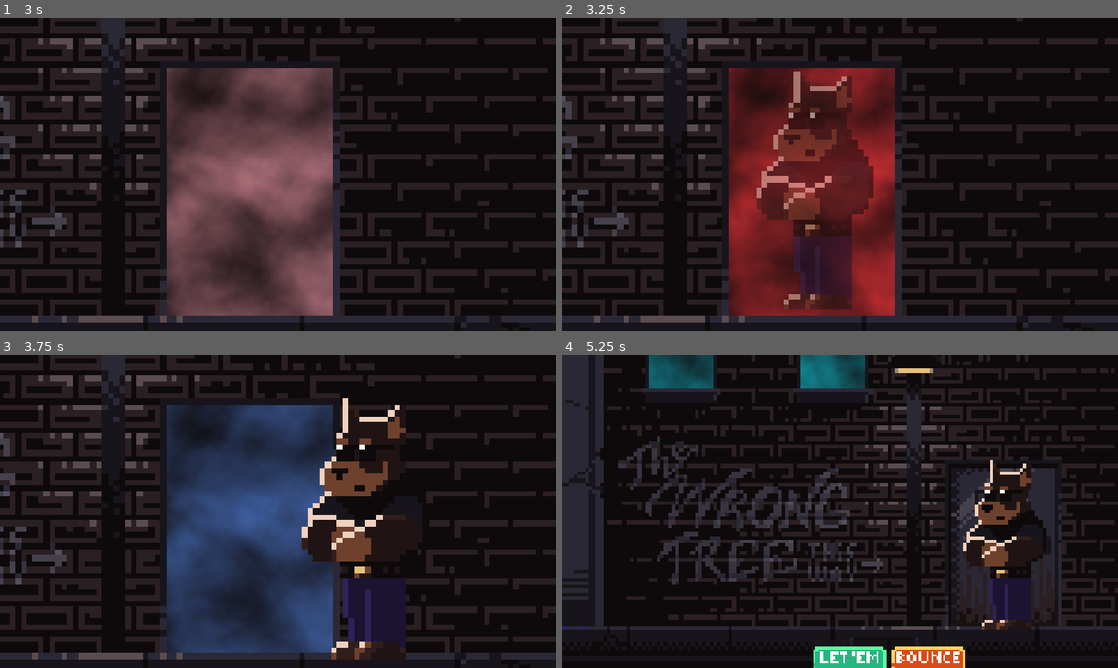
Above: before the commit, frames 1-4 (two rows, left to right).
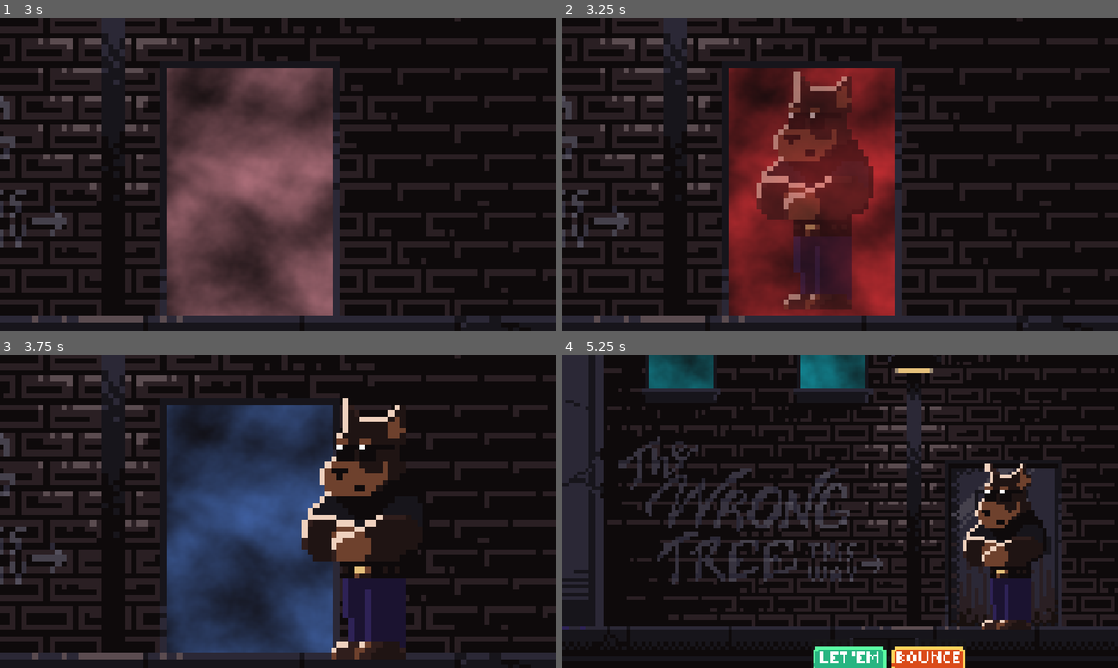
Above: after the commit, the same moments.

Repository: benjamin051000/ruff-night-out
Game: Godot game, scene res://src/core/main.tscn
The game is run twice, just before and just after one commit, with the same random seed, the same clock (stepped at 60 frames per second) and the same inputs.
Inputs (mouse positions are in pixels of both pictures, inside the frame that each line leads up to):
- Up to frame 1 (3 s): tap Enter at 0.5, 2 s; move the mouse to (400, 158) at 0.52 s; click (400, 158) at 0.67 s; tap Space at 1.25 s; move the mouse to (166, 190) at 1.27 s; click (166, 190) at 1.42 s; move the mouse to (333, 105) at 2.02 s; click (333, 105) at 2.17 s; move the mouse to (250, 237) at 2.77 s; click (250, 237) at 2.92 s
- Up to frame 2 (3.25 s): no input
- Up to frame 3 (3.75 s): move the mouse to (444, 558) at 3.52 s; click (444, 558) at 3.67 s
- Up to frame 4 (5.25 s): move the mouse to (673, 464) at 4.27 s; click (673, 464) at 4.42 s; move the mouse to (867, 511) at 5.02 s; click (867, 511) at 5.17 s

Frame 1 is identical in both runs. In frame 2, less than 0.1% of the frame differs, in the area x 35-42%, y 52-60%; in frame 3, less than 0.1%; in frame 4, 0.4%, in the area x 72-85%, y 33-66%.

Commit message:
Updated Bouncer Sprite
- added nod to idle animation
- deleted old bouncer sprite

Diff:
--- a/src/characters/bouncer.gd
+++ b/src/characters/bouncer.gd
@@ -37,3 +37,6 @@
 	tween.tween_callback(func(): z_index = old_z_index)
 	tween.tween_property(self, "modulate:a", old_modulate_a, 0.5)
 	tween.parallel().tween_property(self, "scale", old_scale, 0.5)
+
+func _ready():
+	$AnimatedSprite2D.play("idle")
--- a/src/characters/bouncer.tscn
+++ b/src/characters/bouncer.tscn
@@ -3,7 +3,8 @@
 [ext_resource type="Script" uid="uid://dbv6c0hiq7mht" path="res://src/characters/bouncer.gd" id="1_usyie"]
 [ext_resource type="Texture2D" uid="uid://d3hwfmkk5pjnp" path="res://assets/px_bouncer_armraise.png" id="2_52k8e"]
 [ext_resource type="PackedScene" uid="uid://pl5mdsgdp4c4" path="res://src/minigames/speech_bubble.tscn" id="2_dgjfo"]
-[ext_resource type="Texture2D" uid="uid://bvu2ahn0m8454" path="res://assets/px_bouncer_idle.png" id="3_g5tuw"]
+[ext_resource type="Texture2D" uid="uid://c0kheaaya140j" path="res://assets/px_bouncer_idle_00.png" id="3_g5tuw"]
+[ext_resource type="Texture2D" uid="uid://cf5wdf5o3oxdp" path="res://assets/px_bouncer_idle_01.png" id="4_3d2mu"]
 
 [sub_resource type="SpriteFrames" id="SpriteFrames_liimr"]
 animations = [{
@@ -18,10 +19,19 @@
 "frames": [{
 "duration": 1.0,
 "texture": ExtResource("3_g5tuw")
+}, {
+"duration": 1.0,
+"texture": ExtResource("3_g5tuw")
+}, {
+"duration": 1.0,
+"texture": ExtResource("3_g5tuw")
+}, {
+"duration": 1.0,
+"texture": ExtResource("4_3d2mu")
 }],
 "loop": 1,
 "name": &"idle",
-"speed": 5.0
+"speed": 2.1
 }]
 
 [node name="Bouncer" type="Node2D" unique_id=1387749208]
@@ -30,6 +40,7 @@
 [node name="AnimatedSprite2D" type="AnimatedSprite2D" parent="." unique_id=879952672]
 sprite_frames = SubResource("SpriteFrames_liimr")
 animation = &"idle"
+frame_progress = 0.1350525
 
 [node name="SpeechBubble" parent="." unique_id=441492960 instance=ExtResource("2_dgjfo")]
 visible = false
Binary file removed: assets/px_bouncer_idle.png
Binary file added: assets/px_bouncer_idle_00.png
Not shown, added: assets/px_bouncer_idle_00.png.import
Binary file added: assets/px_bouncer_idle_01.png
Not shown, changed: assets/px_bouncer_idle_01.png.import
